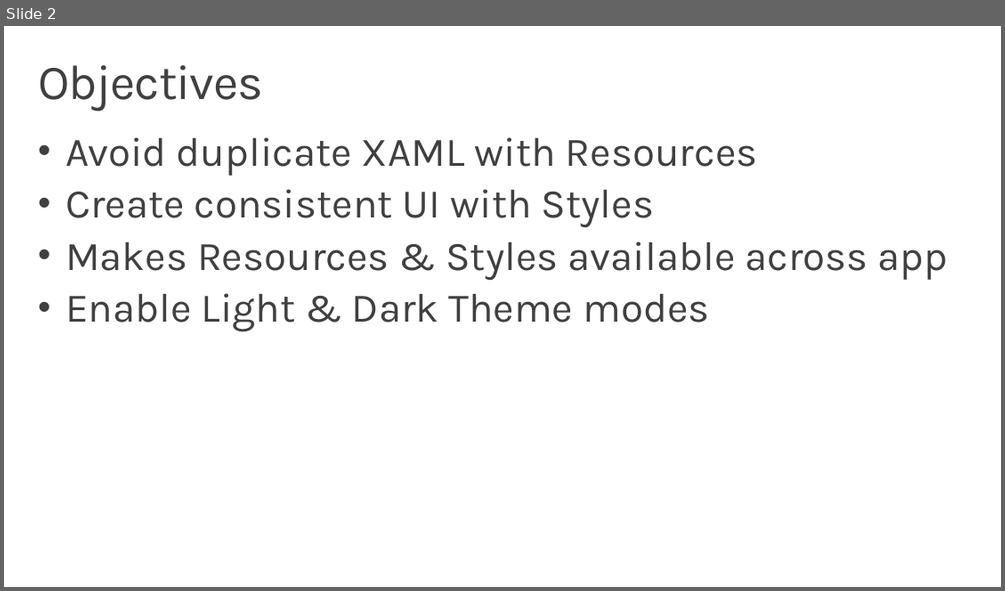
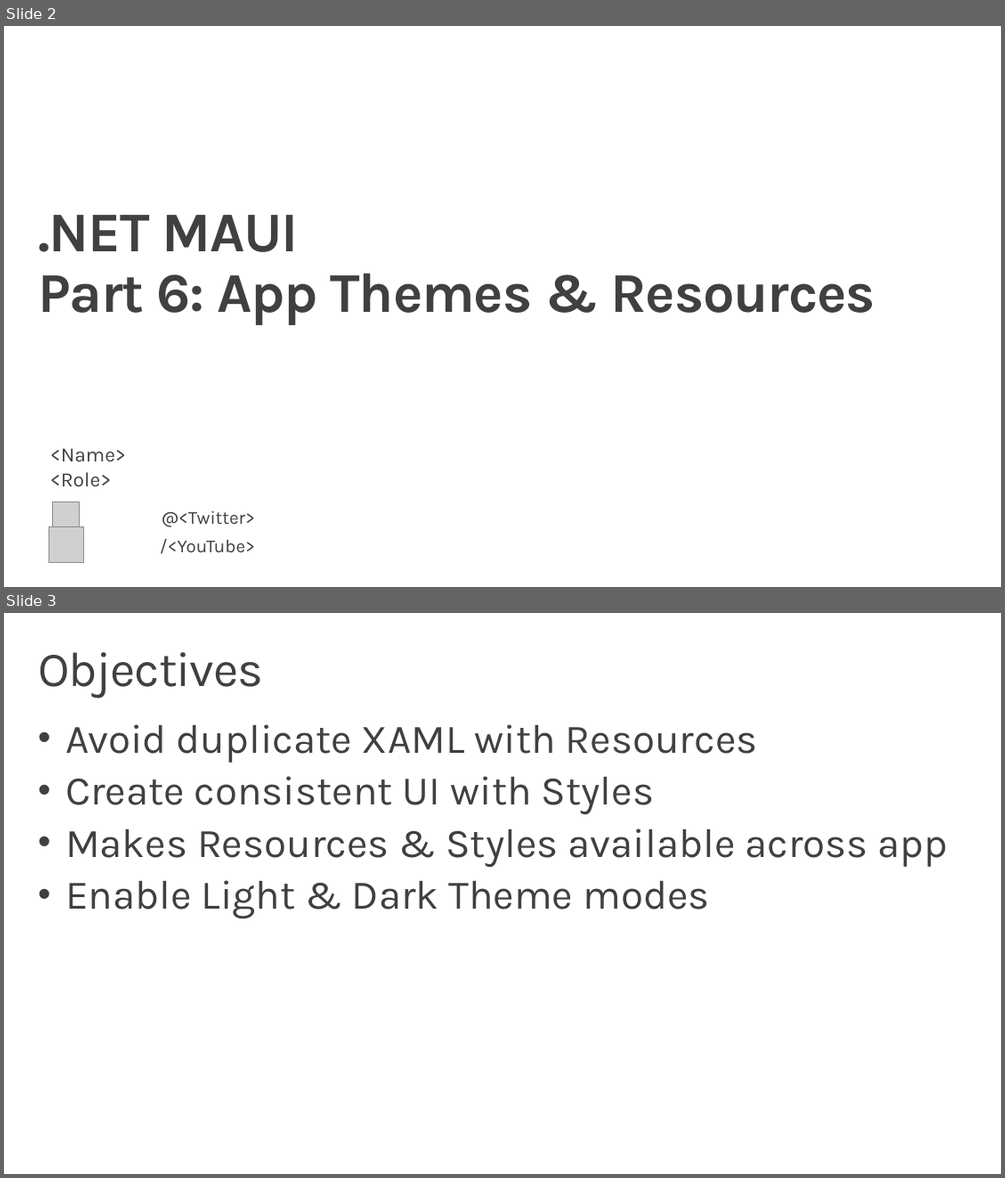
Before and after one commit to dotnet-presentations/dotnet-maui-workshop, a slide deck: Slides/Workshop6 - App Themes.pptx. Shown one above the other, each under a label of ours: slide 2 before the commit, slides 2 and 3 after it. The pictures are 1005x591 and 1005x1178 pixels, drawn with LibreOffice and Linux fonts; fonts in the diff are those of the drawing; grey boxes stand for pictures; background and template pictures are left out. Boxes give left, top, right and bottom in pixels: in the first picture for what was removed or moved away, otherwise in the second. Text is boxed around its words. In the diff, an @@ line names an element or a change of style, - is before the commit and + after.

```diff
--- a/Slides/Workshop6 - App Themes.pptx
+++ b/Slides/Workshop6 - App Themes.pptx
@@ slide 2 added at (4,26,1001,587), background #FFFFFF @@
@@ title added at (38,215,875,325), 54 pt, text #404040, bold @@
+.NET MAUI
+Part 6: App Themes & Resources
@@ text added at (50,448,126,487), 19.6 pt, text #404040 @@
+<Name>
+<Role>
@@ picture added at (53,501,80,529) @@
@@ picture added at (48,527,84,562) @@
@@ text added at (160,511,255,554), 17.6 pt, text #404040 @@
+@<Twitter>
+/<YouTube>
@@ what was slide 2 is now slide 3 @@
```
Also in this commit, not shown: 2 slides changed, 1 other slide added, 5 other files.
